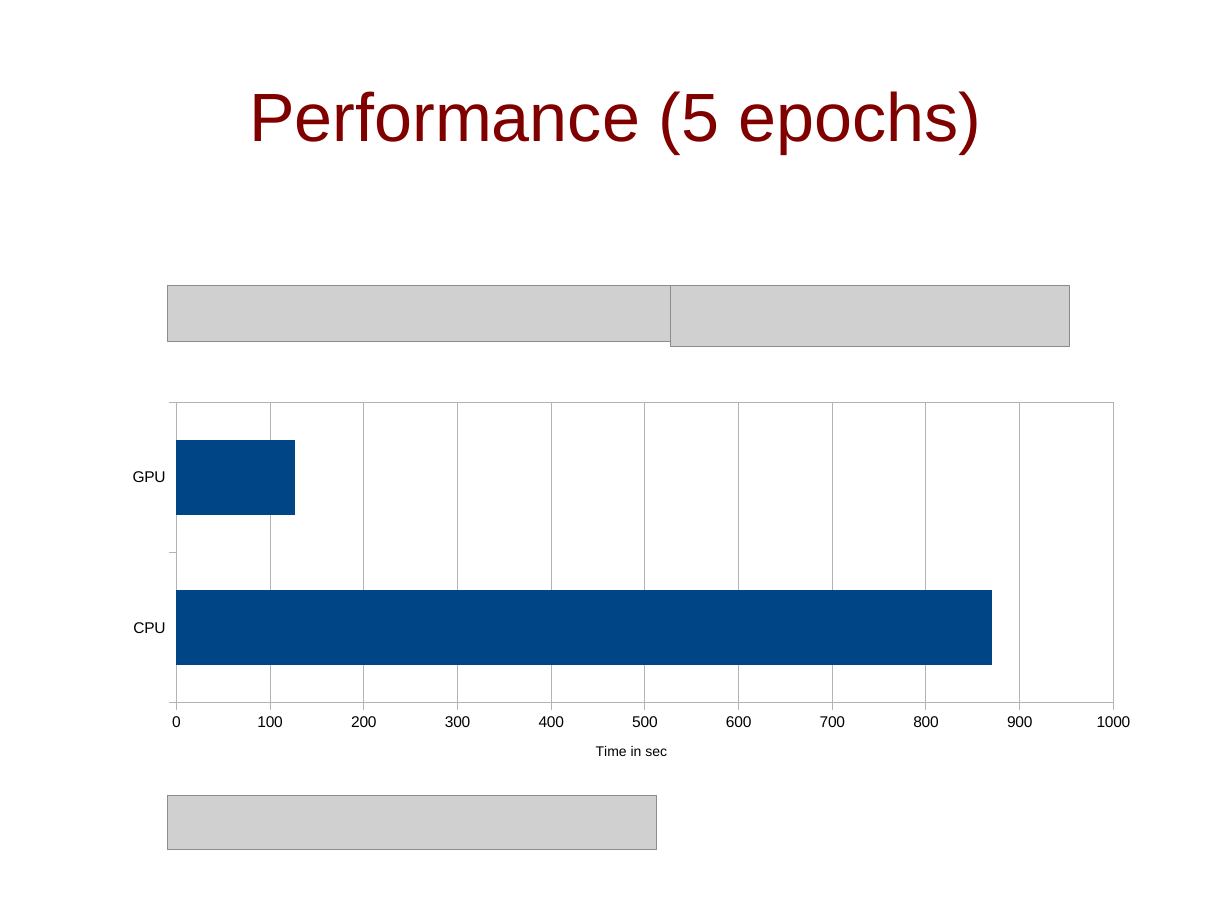
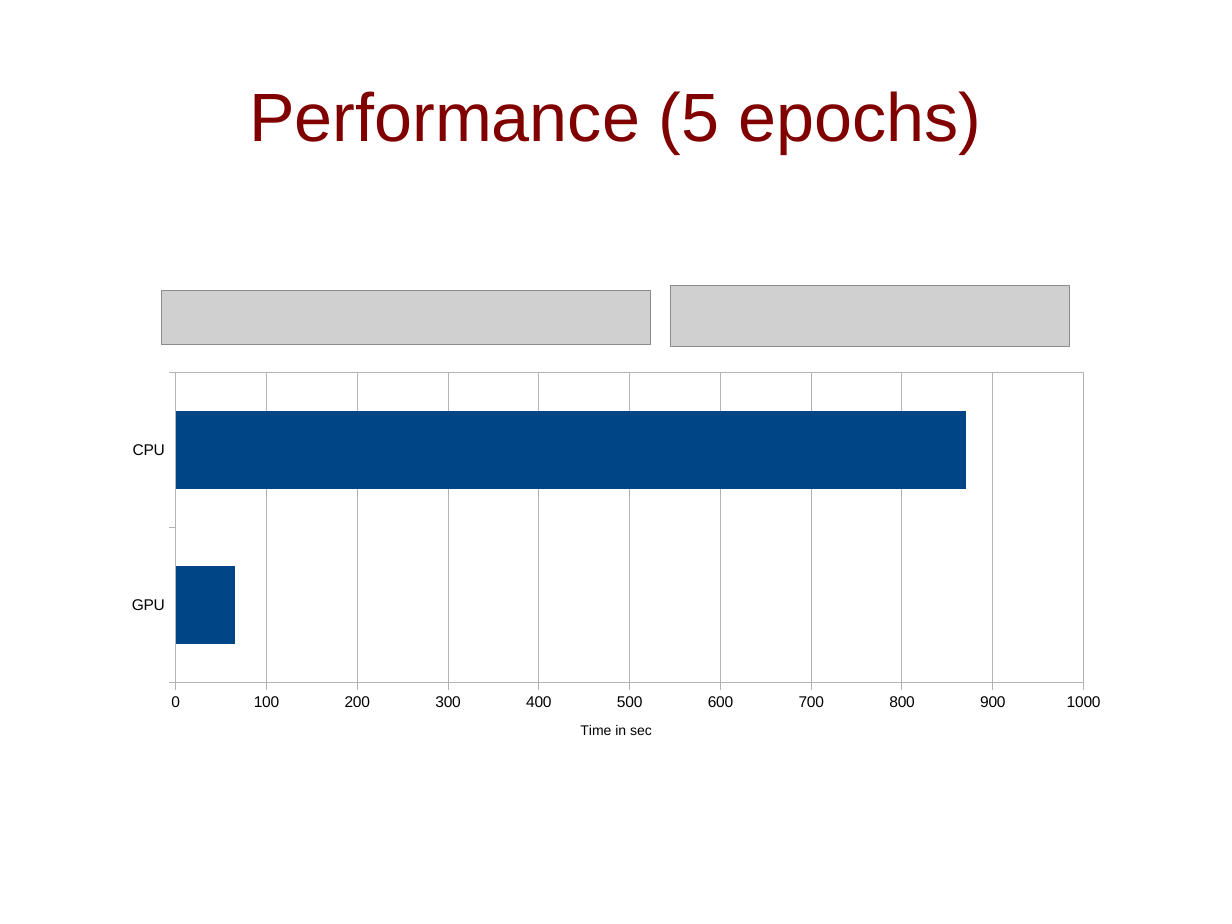
Before and after one commit to gSilas/special-palm-tree, a slide deck: slide 10 of presentation.odp. Drawn at 1232x924 pixels with LibreOffice and Linux fonts; fonts in the diff are those of the drawing; grey boxes stand for pictures. Boxes give left, top, right and bottom in pixels: in the first picture for what was removed or moved away, otherwise in the second. Text is boxed around its words. In the diff, an @@ line names an element or a change of style, - is before the commit and + after.

Commit message:
presentation

```diff
--- a/presentation.odp
+++ b/presentation.odp
@@ picture: place and size @@
-picture at bbox=[168, 285, 671, 341]
+picture at bbox=[162, 291, 652, 344]
@@ bar chart at bbox=[112, 362, 1121, 760] @@
-categories: CPU, GPU
+categories: GPU, CPU
-Series 1: 870, 130
+Series 1: 60, 870
@@ plot area changed @@
@@ bar chart: place and size @@
-bar chart at bbox=[112, 395, 1152, 783]
+bar chart at bbox=[112, 362, 1121, 760]
@@ picture removed at bbox=[168, 796, 657, 850] @@
```
Also in this commit, not shown: 1 slide added, 5 other files.
